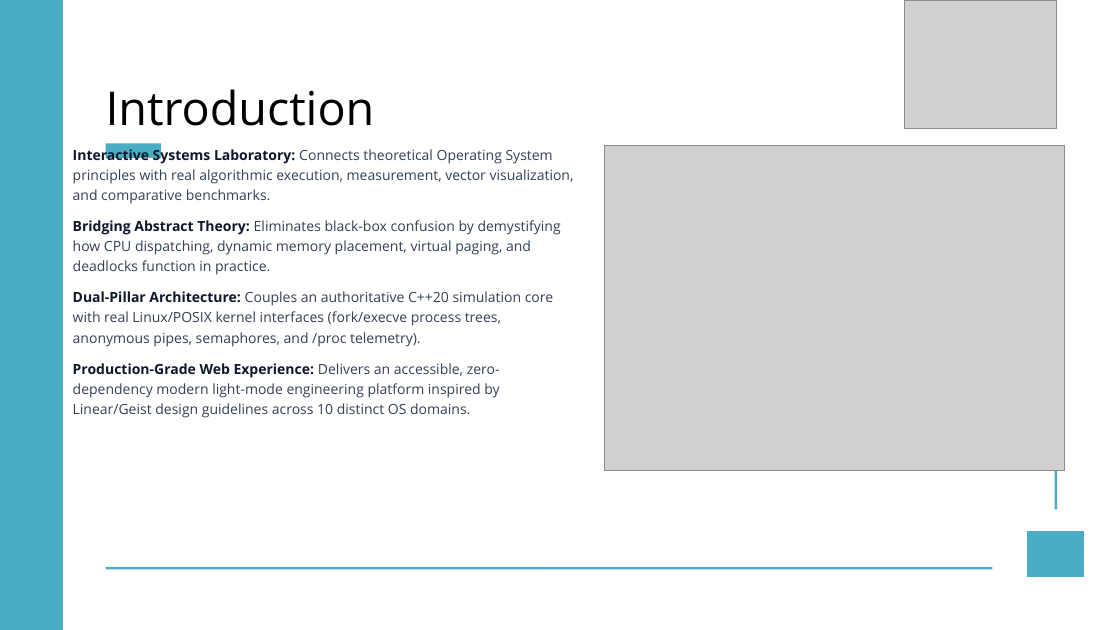
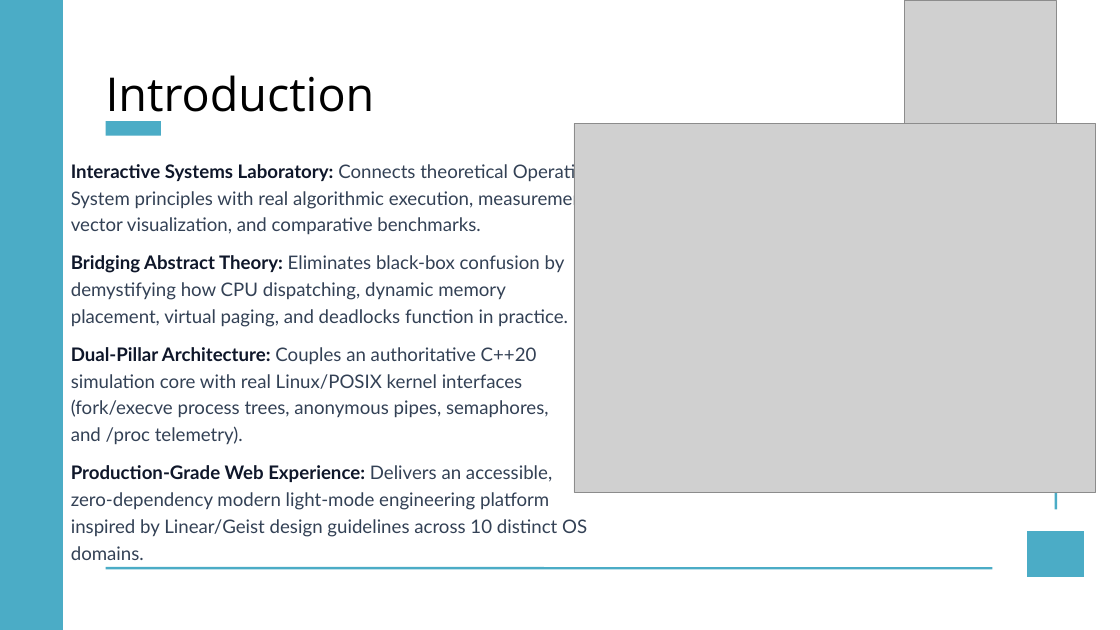
Before and after one commit to Manthan270706/OScope-Operating_Systems_Simulation, a slide deck: slide 3 of Mid Sem PPT.pptx. Drawn at 1120x630 pixels with LibreOffice and Linux fonts; fonts in the diff are those of the drawing; grey boxes stand for pictures. Boxes give left, top, right and bottom in pixels: in the first picture for what was removed or moved away, otherwise in the second. Text is boxed around its words. In the diff, an @@ line names an element or a change of style, - is before the commit and + after.

```diff
--- a/Mid Sem PPT.pptx
+++ b/Mid Sem PPT.pptx
@@ text "Introduction" rewrapped from [106,89,375,126] to [106,75,375,123] @@
@@ line moved from (105, 151) - (161, 151) to (105, 128) - (161, 128) @@
@@ picture: place and size @@
-picture at [605,146,1064,470]
+picture at [574,124,1095,492]
@@ text "Interactive Systems Laboratory: Connects theoretical ...": place and size @@
-text "Interactive Systems Laboratory: Connects theoretical ..." at [73,146,574,418]
+text "Interactive Systems Laboratory: Connects theoretical ..." at [71,162,595,560]
@@ text "Interactive Systems Laboratory: Connects theoretical ..." at [71,162,595,560]: size 18 to 24 pt, font Open Sans to Lato @@
```
Also in this commit, not shown: 2 other slides changed, 3 slides removed.
